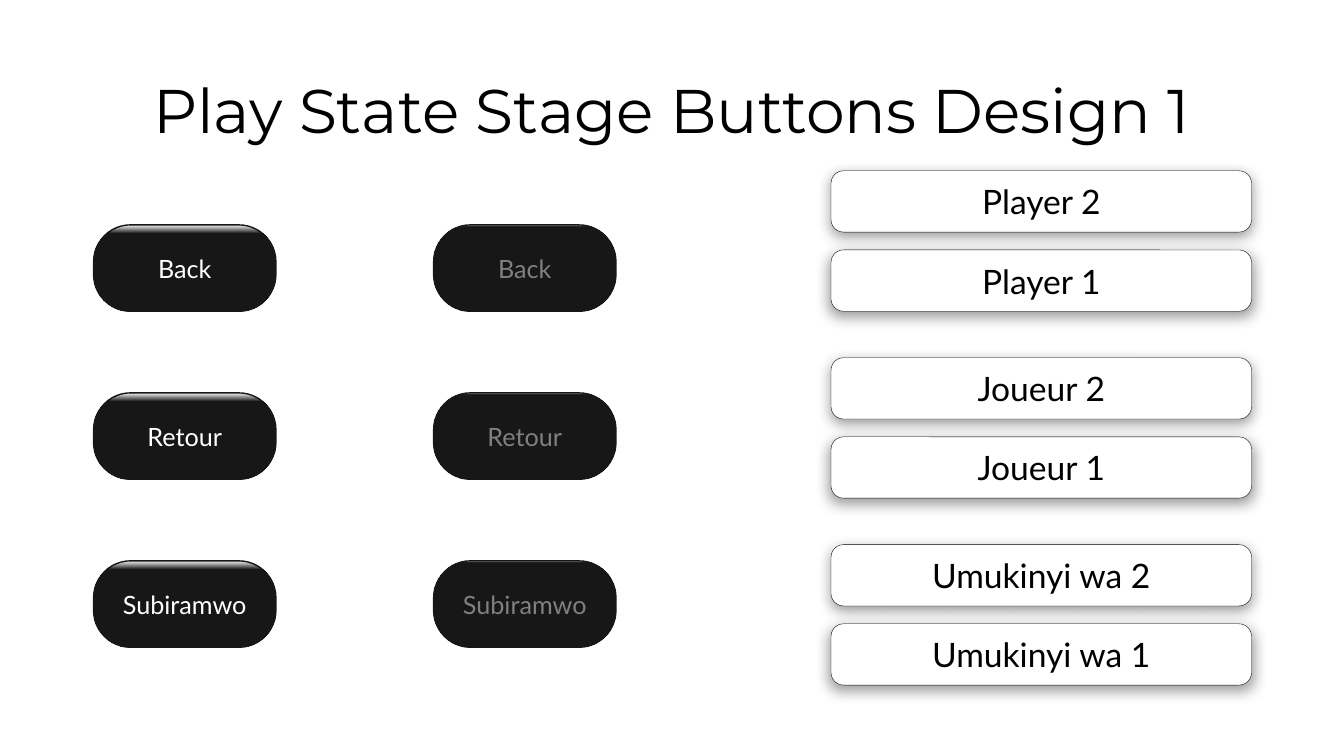
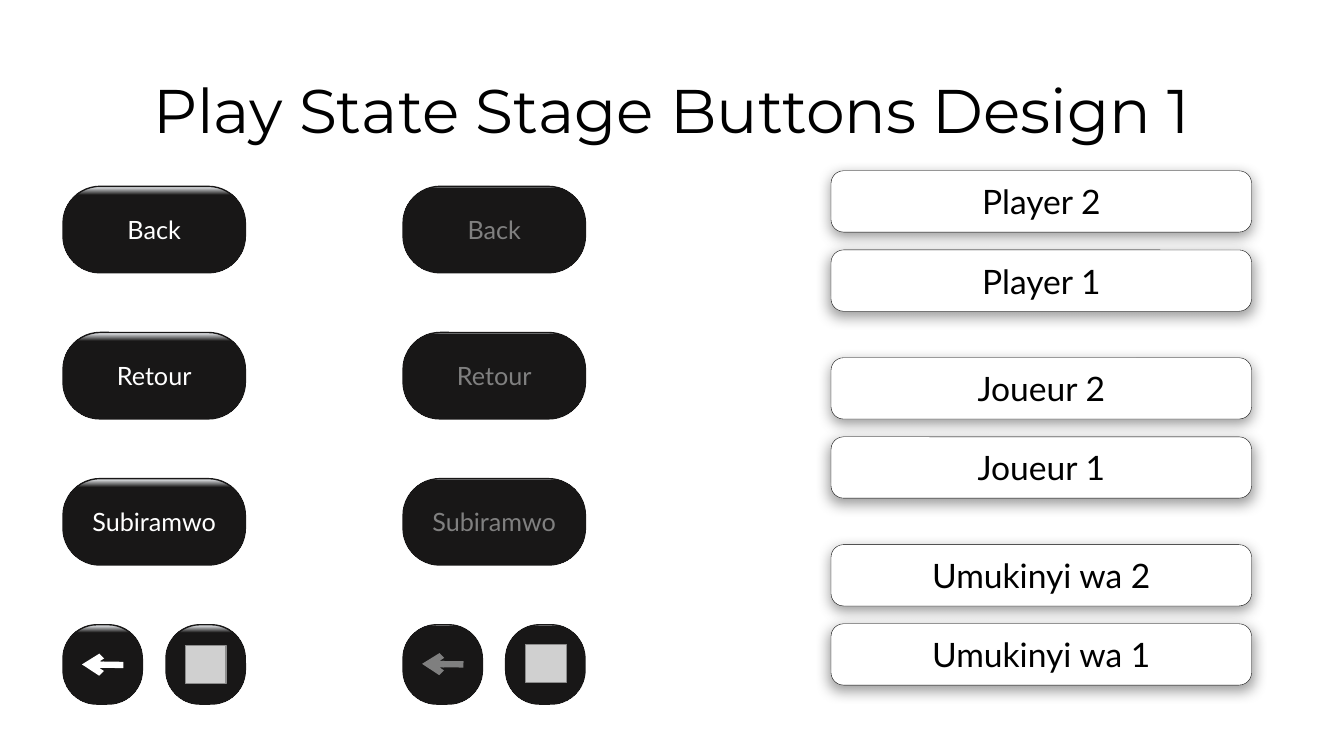
Before and after one commit to dan4am/urubugu, a slide deck: slide 6 of assets/buttons.pptx. Drawn at 1344x756 pixels with LibreOffice and Linux fonts; fonts in the diff are those of the drawing; grey boxes stand for pictures. Boxes give left, top, right and bottom in pixels: in the first picture for what was removed or moved away, otherwise in the second. Text is boxed around its words. In the diff, an @@ line names an element or a change of style, - is before the commit and + after.

```diff
--- a/assets/buttons.pptx
+++ b/assets/buttons.pptx
@@ rounded rectangle "Back": place and size @@
-rounded rectangle "Back" at <box>94,225,276,312</box>
+rounded rectangle "Back" at <box>64,187,246,273</box>
@@ rounded rectangle "Back": place and size @@
-rounded rectangle "Back" at <box>434,225,616,312</box>
+rounded rectangle "Back" at <box>403,187,586,273</box>
@@ rounded rectangle "Retour": place and size @@
-rounded rectangle "Retour" at <box>94,393,276,480</box>
+rounded rectangle "Retour" at <box>64,333,246,419</box>
@@ rounded rectangle "Retour": place and size @@
-rounded rectangle "Retour" at <box>434,393,616,480</box>
+rounded rectangle "Retour" at <box>403,333,586,419</box>
@@ rounded rectangle "Subiramwo": place and size @@
-rounded rectangle "Subiramwo" at <box>94,561,276,647</box>
+rounded rectangle "Subiramwo" at <box>64,479,246,566</box>
@@ rounded rectangle "Subiramwo": place and size @@
-rounded rectangle "Subiramwo" at <box>434,561,616,647</box>
+rounded rectangle "Subiramwo" at <box>403,479,586,566</box>
@@ rounded rectangle added at <box>64,625,143,705</box>, fill gradient #F7FAFD to #181717, outline #181717 1 pt @@
@@ rounded rectangle added at <box>166,625,246,705</box>, fill gradient #F7FAFD to #181717, outline #181717 1 pt @@
@@ rounded rectangle added at <box>403,625,483,705</box>, fill gradient #F7FAFD to #181717, outline #181717 1 pt @@
@@ rounded rectangle added at <box>506,625,586,705</box>, fill gradient #F7FAFD to #181717, outline #181717 1 pt @@
@@ picture added at <box>186,646,226,684</box> @@
@@ picture added at <box>525,645,566,683</box> @@
@@ arrow added from (123, 665) to (82, 664), #FFFFFF 4.5 pt @@
@@ arrow added from (464, 664) to (422, 664), #7F7F7F 4.5 pt @@
```
Also in this commit, not shown: 1 other slide changed, 17 other files.
